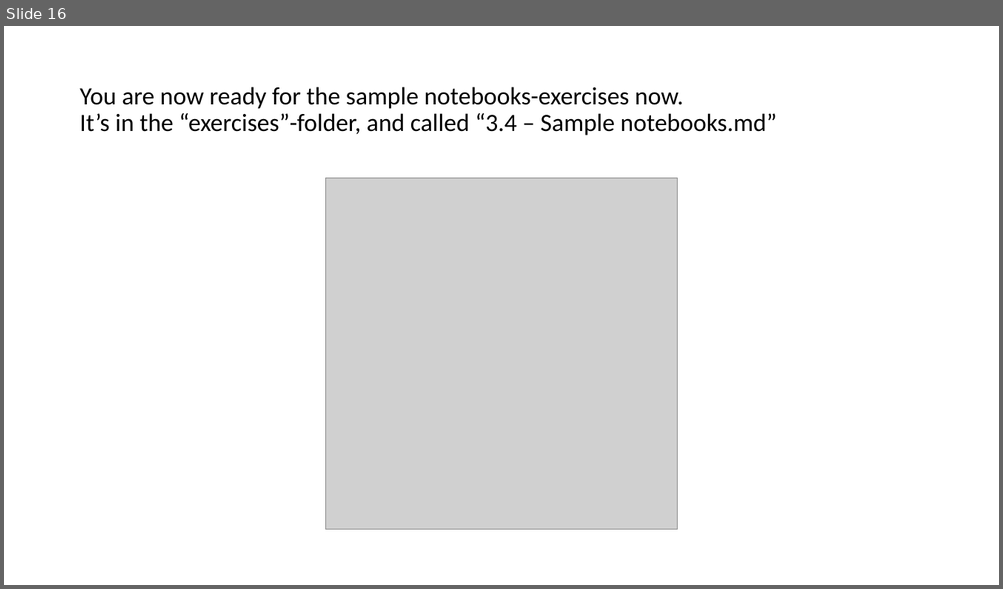
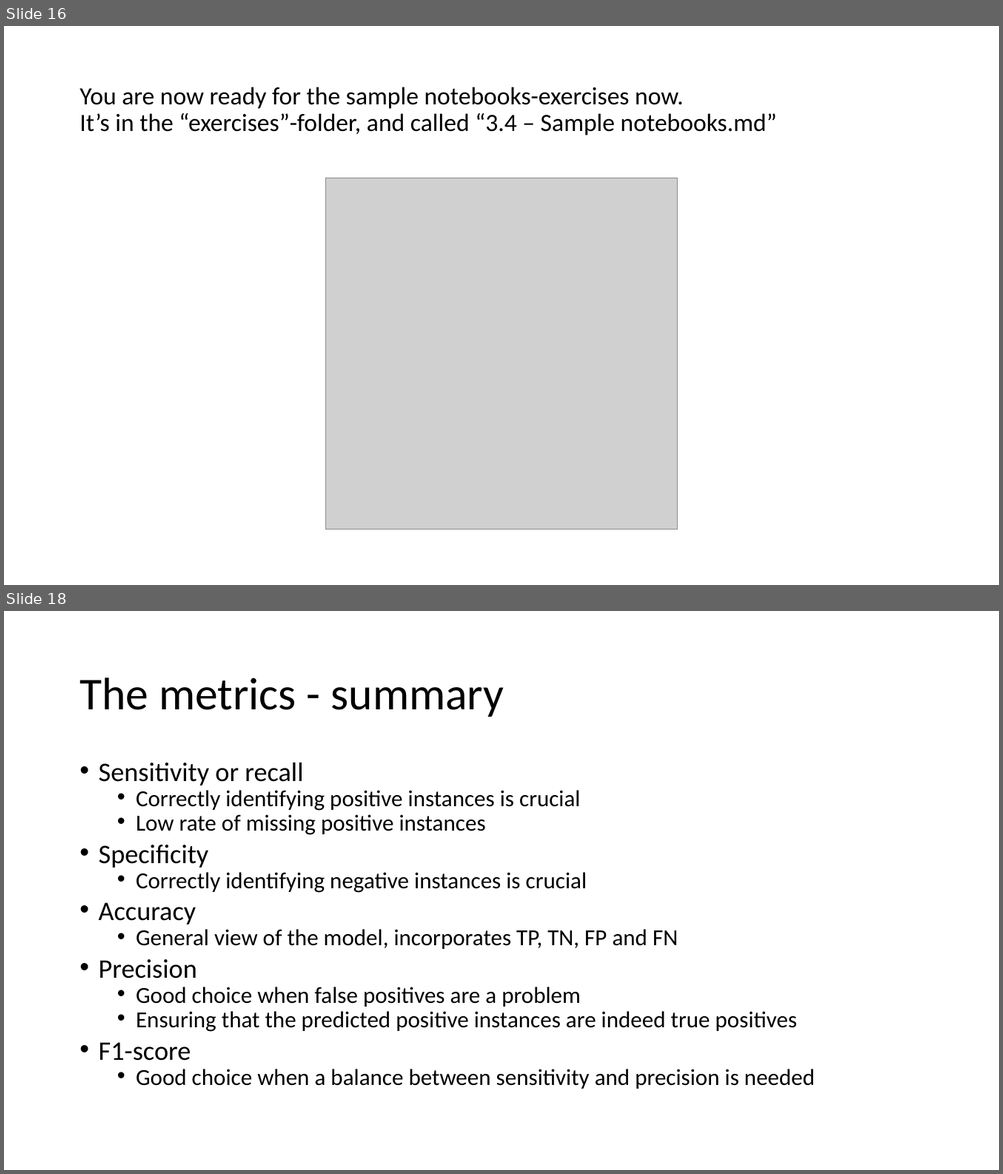
Before and after one commit to mjochen/CloudAI, a slide deck: PPT/3 - Implementing a pipeline.pptx. Shown one above the other, each under a label of ours: slide 16 before the commit, slides 16 and 18 after it; the slides between them are not shown. The pictures are 1003x589 and 1003x1174 pixels, drawn with LibreOffice and Linux fonts; fonts in the diff are those of the drawing; grey boxes stand for pictures. Boxes give left, top, right and bottom in pixels: in the first picture for what was removed or moved away, otherwise in the second. Text is boxed around its words. In the diff, an @@ line names an element or a change of style, - is before the commit and + after.

```diff
--- a/PPT/3 - Implementing a pipeline.pptx
+++ b/PPT/3 - Implementing a pipeline.pptx
@@ slide 18 added at bbox=[4, 611, 999, 1170], background #FFFFFF @@
@@ title added at bbox=[79, 678, 504, 717], 44 pt, text #000000 @@
+The metrics - summary
@@ text added at bbox=[99, 762, 814, 1089], 22.2 pt, text #000000 @@
+• Sensitivity or recall
+  • Correctly identifying positive instances is crucial
+  • Low rate of missing positive instances
+• Specificity
+  • Correctly identifying negative instances is crucial
+• Accuracy
+  • General view of the model, incorporates TP, TN, FP and FN
+• Precision
+  • Good choice when false positives are a problem
+  • Ensuring that the predicted positive instances are indeed true positives
+• F1-score
+  • Good choice when a balance between sensitivity and precision is needed
```
Also in this commit, not shown: 1 slide changed, 2 other slides added, 1 slide removed, 7 other files.
